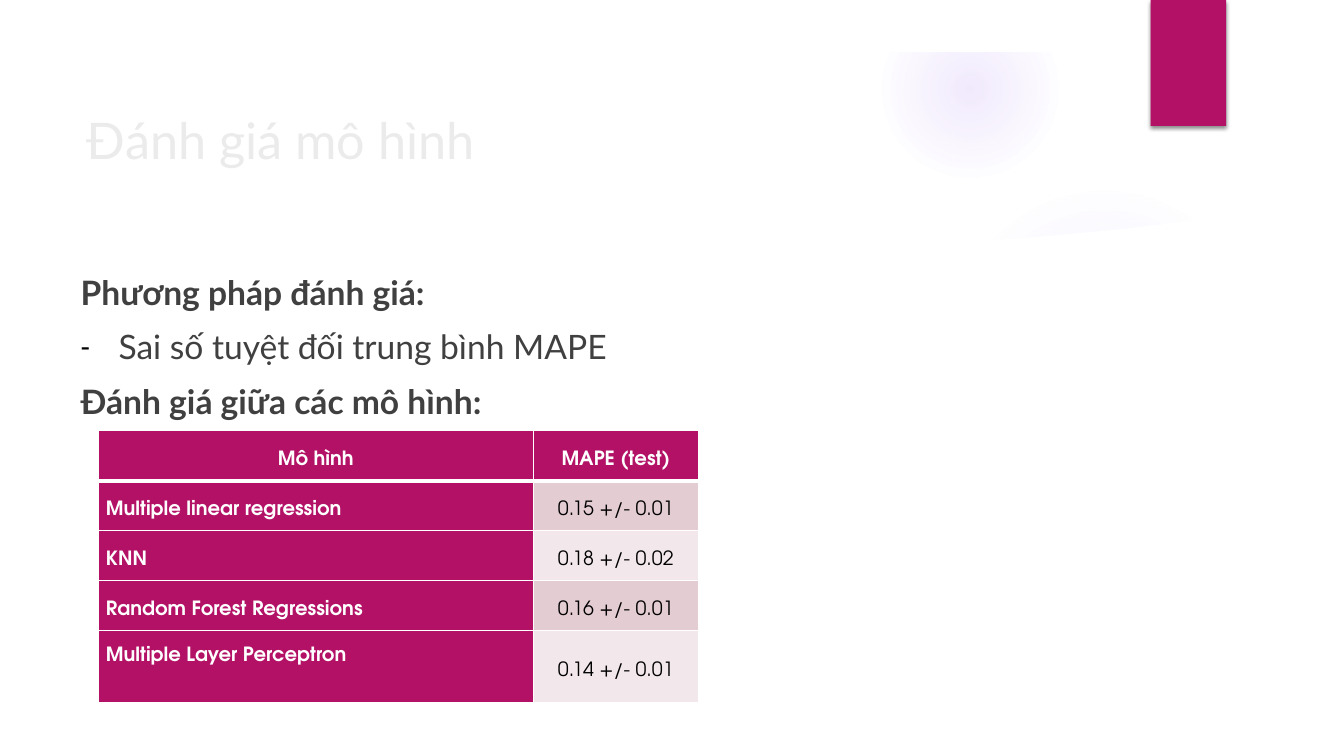
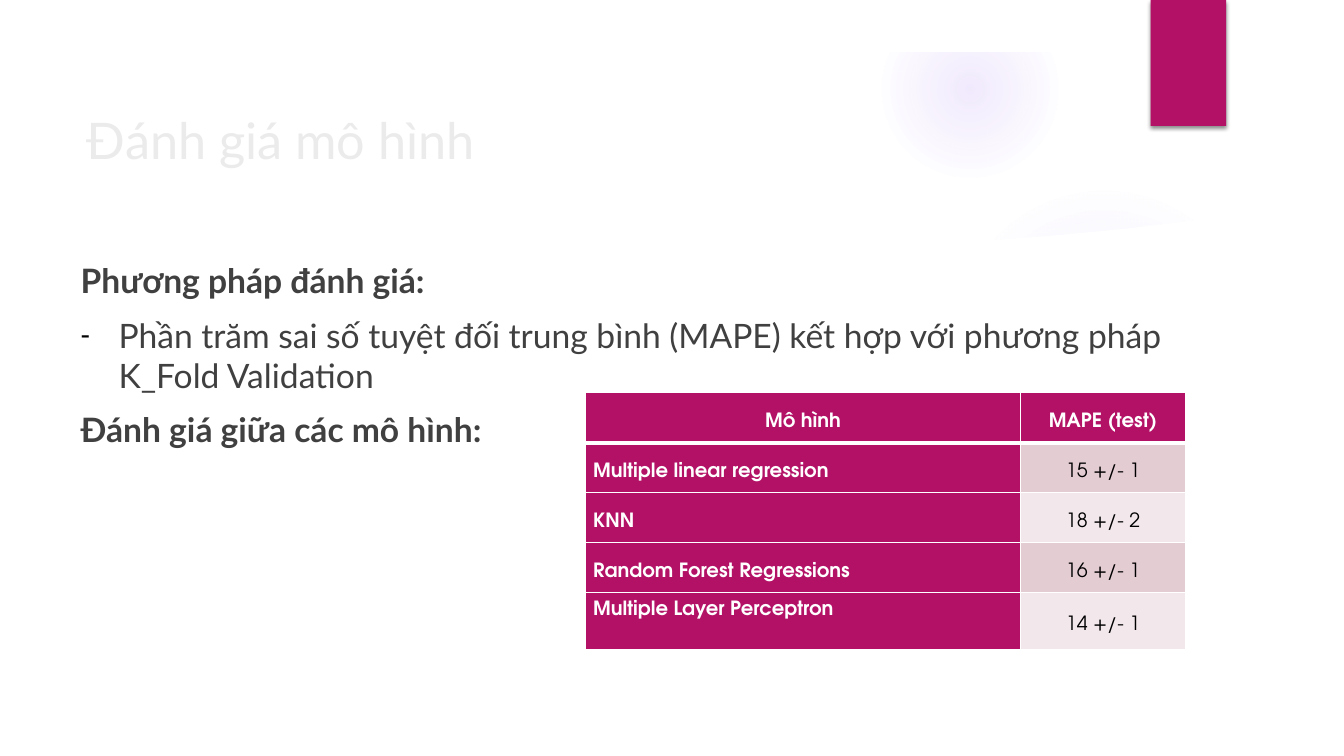
Before and after one commit to DesertFoxee/ai_room_price_prediction, a slide deck: slide 20 of Slide.pptx. Drawn at 1344x756 pixels with LibreOffice and Linux fonts; fonts in the diff are those of the drawing; background and template pictures are left out. Boxes give left, top, right and bottom in pixels: in the first picture for what was removed or moved away, otherwise in the second. Text is boxed around its words. In the diff, an @@ line names an element or a change of style, - is before the commit and + after.

```diff
--- a/Slide.pptx
+++ b/Slide.pptx
@@ text "Phương pháp đánh giá:": place and size @@
-text "Phương pháp đánh giá:" at box(81, 280, 607, 420)
+text "Phương pháp đánh giá:" at box(81, 268, 1161, 448)
@@ text at box(119, 321, 1161, 393): text changed @@
-– Sai số tuyệt đối trung bình MAPE
+– Phần trăm sai số tuyệt đối trung bình (MAPE) kết hợp với phương pháp K_Fold Validation
@@ table at box(586, 393, 1186, 662) @@
-row 2, column 2: 0.15 +/- 0.01
+row 2, column 2: 15 +/- 1
-row 3, column 2: 0.18 +/- 0.02
+row 3, column 2: 18 +/- 2
-row 4, column 2: 0.16 +/- 0.01
+row 4, column 2: 16 +/- 1
-row 5, column 2: 0.14 +/- 0.01
+row 5, column 2: 14 +/- 1
@@ table: place and size @@
-table at box(99, 431, 699, 704)
+table at box(586, 393, 1186, 662)
```
Also in this commit, not shown: 12 other slides changed, 1 other file.
